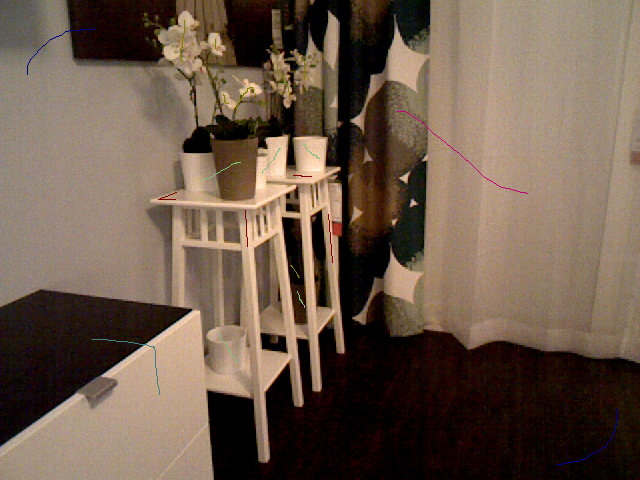
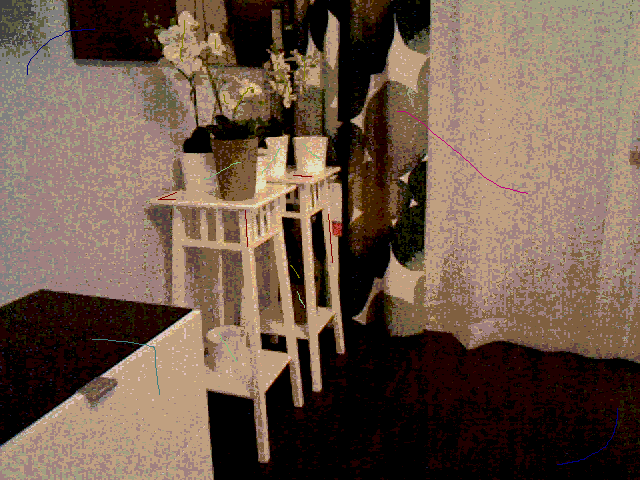
Two versions of the same layered image (640x480). Layer-by-layer changes:
painted on "56_LivingLow.png" over [0, 0, 640, 480]
